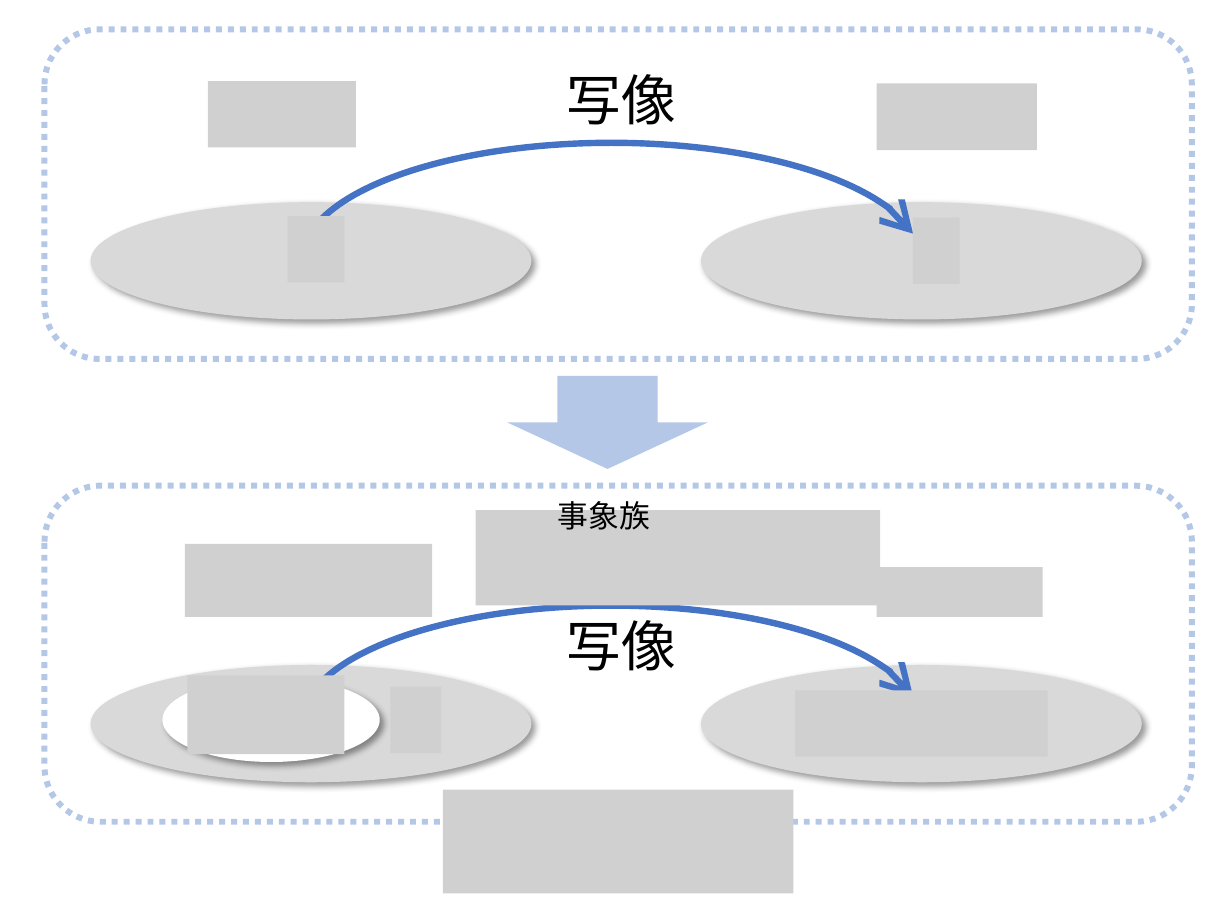
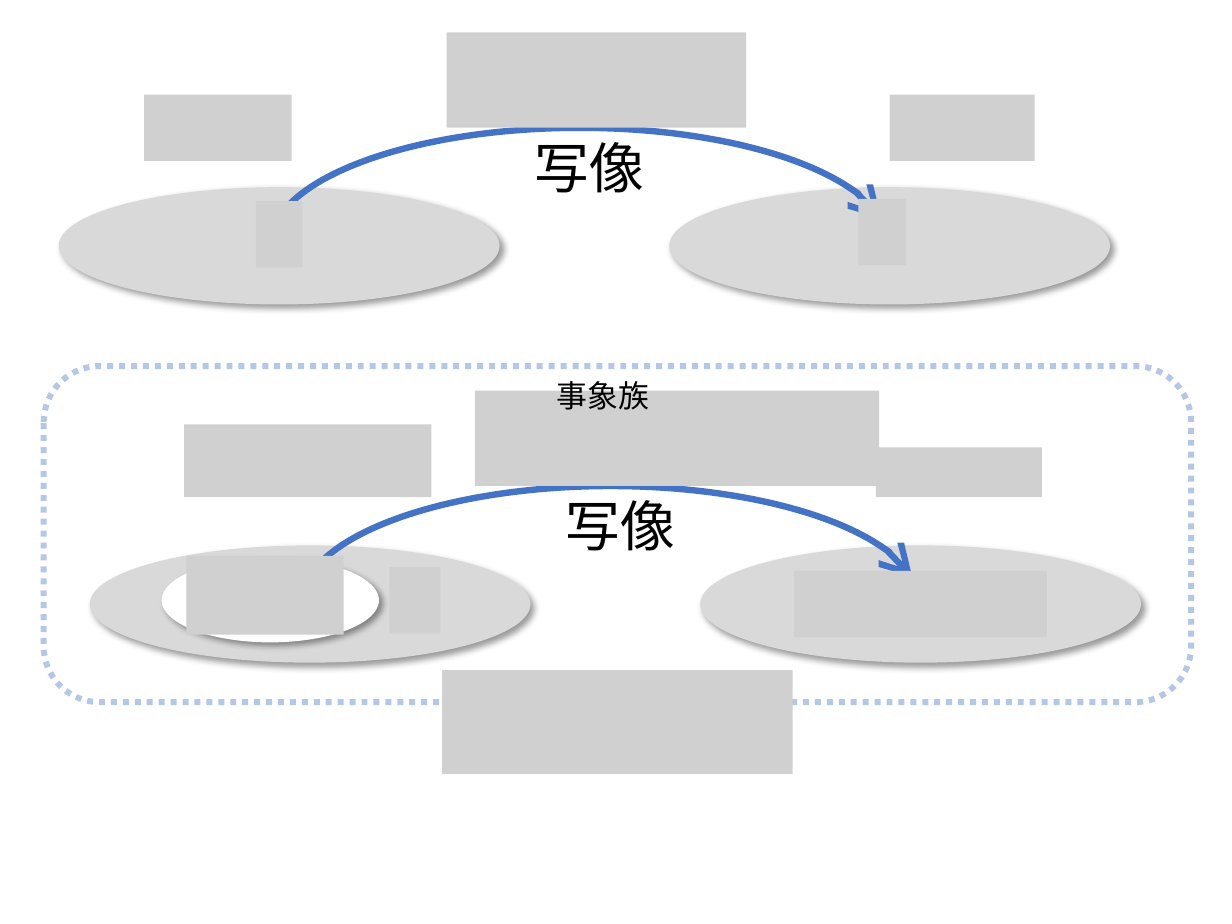
Before and after one commit to kilometer0101/TokyoR79, a slide deck: slide 9 of TokyoR79.pptx. Drawn at 1232x924 pixels with LibreOffice and Linux fonts; fonts in the diff are those of the drawing; grey boxes stand for pictures. Boxes give left, top, right and bottom in pixels: in the first picture for what was removed or moved away, otherwise in the second. Text is boxed around its words. In the diff, an @@ line names an element or a change of style, - is before the commit and + after.

```diff
--- a/TokyoR79.pptx
+++ b/TokyoR79.pptx
@@ rounded rectangle removed at bbox=[44, 30, 1191, 359] @@
@@ picture added at bbox=[447, 32, 747, 127] @@
@@ picture removed at bbox=[208, 81, 356, 148] @@
@@ picture added at bbox=[144, 95, 292, 161] @@
@@ picture: place and size @@
-picture at bbox=[877, 84, 1037, 150]
+picture at bbox=[890, 95, 1035, 161]
@@ text "写像" rewrapped from bbox=[567, 74, 677, 125] to bbox=[535, 132, 645, 193] @@
@@ picture added at bbox=[256, 201, 303, 267] @@
@@ 2 ellipses, 1 arc (boxed as its full ellipse): place and size @@
-2 ellipses, 1 arc (boxed as its full ellipse) at bbox=[90, 143, 1142, 379]
+2 ellipses, 1 arc (boxed as its full ellipse) at bbox=[59, 128, 1110, 365]
@@ picture added at bbox=[859, 198, 906, 265] @@
@@ picture removed at bbox=[288, 216, 345, 282] @@
@@ picture removed at bbox=[913, 218, 960, 285] @@
@@ down arrow removed at bbox=[508, 376, 708, 469] @@
@@ picture added at bbox=[474, 391, 878, 485] @@
@@ picture added at bbox=[184, 424, 431, 496] @@
@@ picture removed at bbox=[476, 510, 880, 605] @@
@@ picture removed at bbox=[185, 545, 432, 617] @@
@@ picture added at bbox=[186, 556, 344, 634] @@
@@ picture added at bbox=[389, 567, 440, 633] @@
@@ 3 ellipses, 2 pictures, 2 texts, 1 rounded rectangle, 1 arc (boxed as its full ellipse), 1 rectangle: place and size @@
-3 ellipses, 2 pictures, 2 texts, 1 rounded rectangle, 1 arc (boxed as its full ellipse), 1 rectangle at bbox=[44, 485, 1191, 893]
+3 ellipses, 2 pictures, 2 texts, 1 rounded rectangle, 1 arc (boxed as its full ellipse), 1 rectangle at bbox=[43, 366, 1190, 774]
@@ picture added at bbox=[795, 570, 1047, 637] @@
@@ picture removed at bbox=[187, 675, 345, 754] @@
@@ picture removed at bbox=[391, 686, 441, 753] @@
@@ picture removed at bbox=[795, 690, 1047, 756] @@
```
Also in this commit, not shown: 7 other slides changed, 25 slides added, 1 slide removed, 2 other files.
